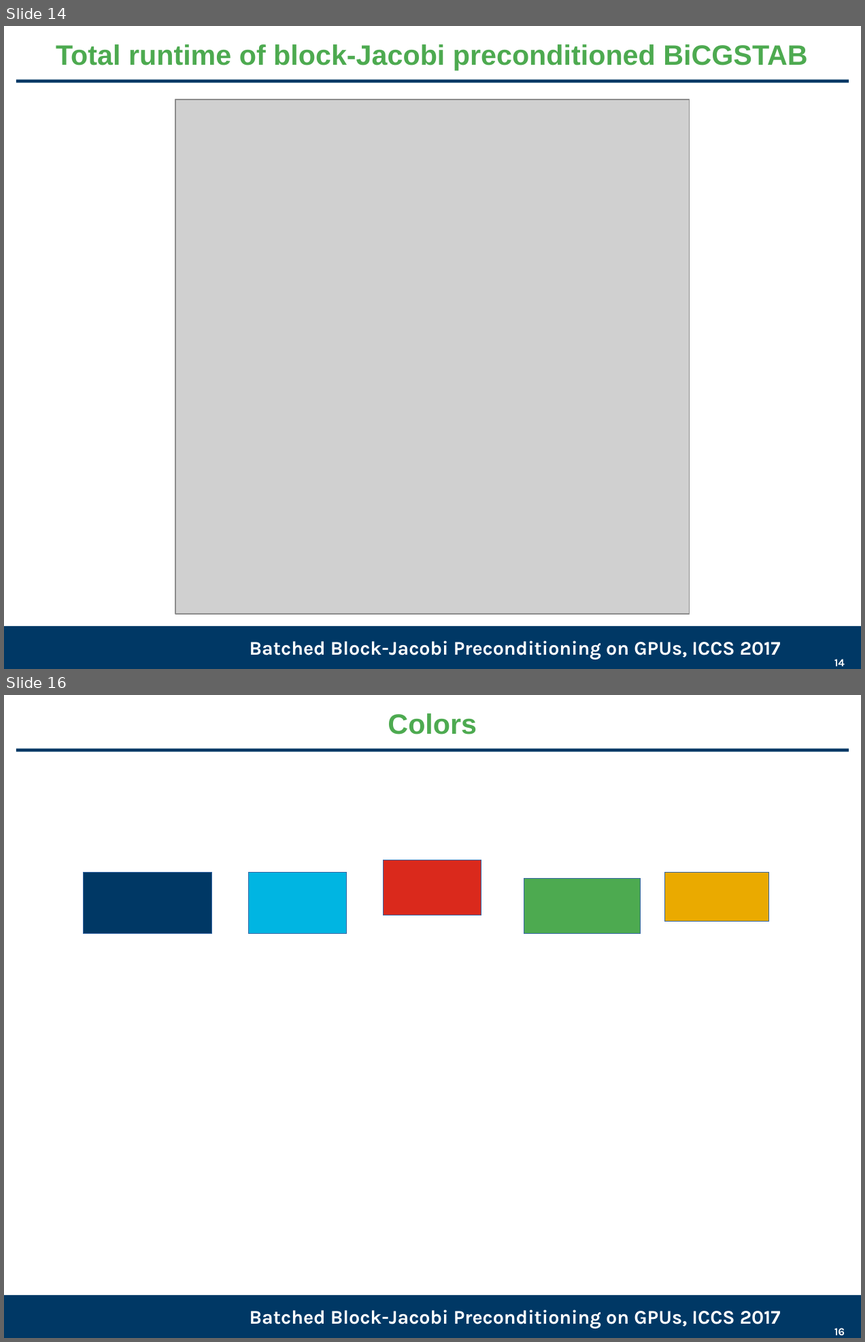
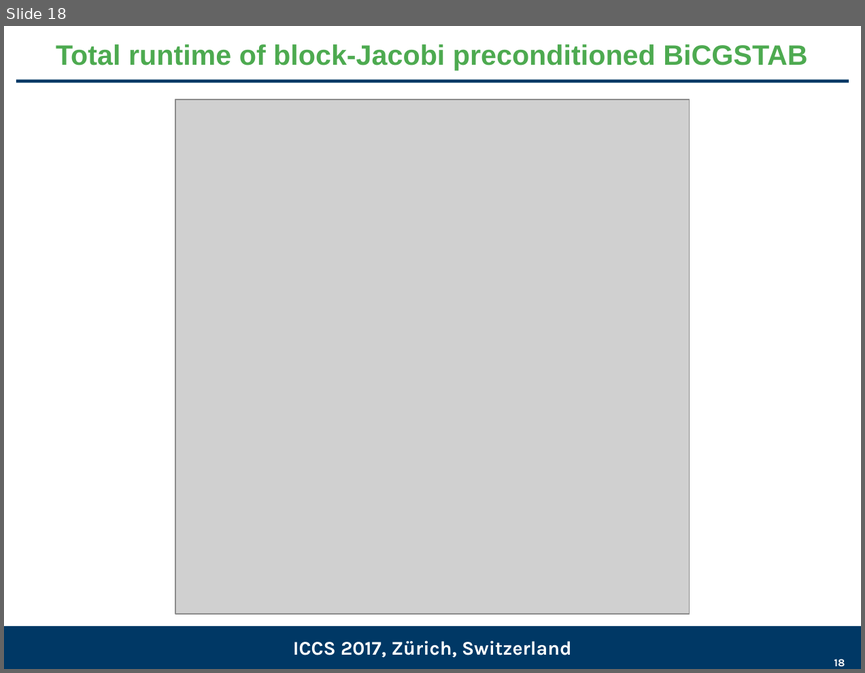
Before and after one commit to gflegar/talks, a slide deck: iccs_2017/slides.odp. Shown one above the other, each under a label of ours: slides 14 and 16 before the commit, slide 18 after it; the slides between them are not shown. The pictures are 865x1342 and 865x673 pixels, drawn with LibreOffice and Linux fonts; fonts in the diff are those of the drawing; grey boxes stand for pictures; background and template pictures are left out. Boxes give left, top, right and bottom in pixels: in the first picture for what was removed or moved away, otherwise in the second. Text is boxed around its words. In the diff, an @@ line names an element or a change of style, - is before the commit and + after.

```diff
--- a/iccs_2017/slides.odp
+++ b/iccs_2017/slides.odp
@@ slide 16 removed at bbox=[4, 695, 861, 1338], background #FFFFFF; not listed: 2 template elements that a slide beside it also shows @@
@@ title removed at bbox=[388, 713, 477, 734] @@
-Colors
@@ rectangle removed at bbox=[84, 872, 211, 934] @@
@@ rectangle removed at bbox=[249, 872, 347, 934] @@
@@ rectangle removed at bbox=[383, 861, 481, 916] @@
@@ rectangle removed at bbox=[665, 872, 769, 921] @@
@@ rectangle removed at bbox=[524, 879, 640, 934] @@
@@ text removed at bbox=[249, 1309, 781, 1328] @@
-Batched Block-Jacobi Preconditioning on GPUs, ICCS 2017
@@ page number removed at bbox=[834, 1327, 844, 1336] @@
-16
@@ what was slide 14 is now slide 18 @@
@@ slide 18 changed as well @@
@@ text at bbox=[293, 640, 572, 657]: text changed @@
-Batched Block-Jacobi Preconditioning on GPUs, ICCS 2017
+ICCS 2017, Zürich, Switzerland
@@ page number at bbox=[834, 658, 844, 667]: text changed @@
-14
+18
```
Also in this commit, not shown: 13 other slides changed, 5 slides added, 1 other slide removed.
